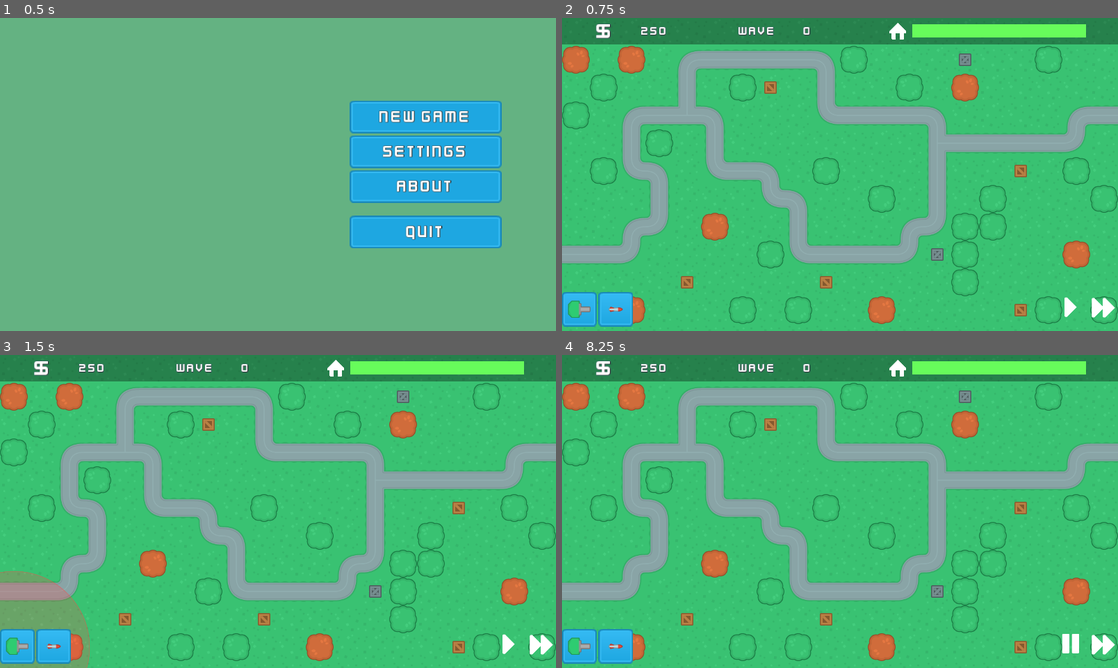
Above: before the commit, frames 1-4 (two rows, left to right).
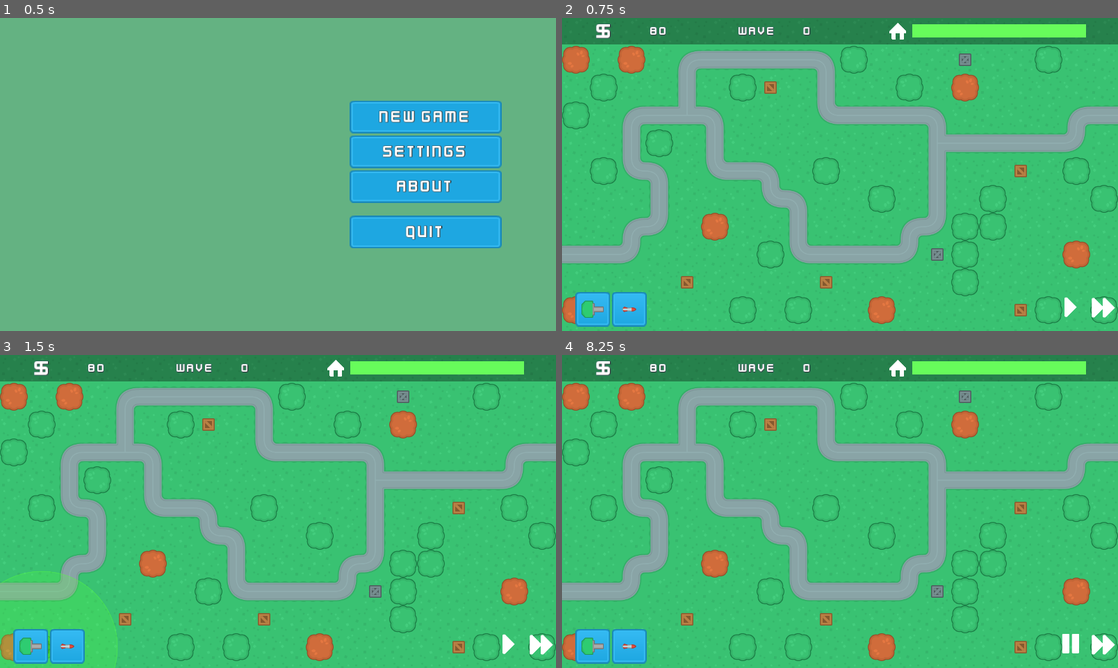
Above: after the commit, the same moments.

Repository: probitie/towerdefence
Game: Godot game, scene res://SceneHandler.tscn
Same seed, same stepped clock (60 frames per second), same inputs: the game is played once before the commit and once after it.
Inputs (mouse positions are in pixels of both pictures, inside the frame that each line leads up to; where the layout moved, square brackets give the same spot in the first picture):
- Up to frame 1 (0.5 s): no input
- Up to frame 2 (0.75 s): click "New Game" at 0.5 s
- Up to frame 3 (1.5 s): click (33, 646) [16, 646] at 1.25 s
- Up to frame 4 (8.25 s): click (628, 646) [617, 646] at 2 s; click (1101, 642) at 2.75 s; click (595, 646) [578, 646] at 3.5 s; click (628, 646) [617, 646] at 4.25 s; click (1101, 642) at 5 s; click (595, 646) [578, 646] at 5.75 s; click (628, 646) [617, 646] at 6.5 s; click (1101, 642) at 7.25 s; click (1067, 642) at 8 s

Frame 1 is identical in both runs. In frame 2, 1.0% of the frame differs, in the area x 0-19%, y 2-99%; in frame 3, 3.8%, in the area x 0-22%, y 2-100%; in frame 4, 1.0%.

Commit message:
balanced game, added todo

Diff:
--- a/scenes/enemies/BlueTank.gd
+++ b/scenes/enemies/BlueTank.gd
@@ -2,6 +2,6 @@
 
 func _init():
 	speed = 150
-	hp = 100
+	hp = 90
 	base_damage = 21
-	reward = 5
+	reward = 10
--- a/scenes/enemies/RedTank.gd
+++ b/scenes/enemies/RedTank.gd
@@ -4,4 +4,4 @@
 	speed = 75
 	hp = 400
 	base_damage = 200
-	reward = 100
+	reward = 70
--- a/scenes/main/GameScene.gd
+++ b/scenes/main/GameScene.gd
@@ -15,7 +15,7 @@
 var enemies_left = 0
 
 var base_health = 100
-var start_money = 250
+var start_money = 80
 
 func _ready():
 	map_node = $Map1
--- a/scenes/main/GameScene.tscn
+++ b/scenes/main/GameScene.tscn
@@ -28,10 +28,10 @@
 mouse_filter = 2
 
 [node name="BuildBar" type="HBoxContainer" parent="UI/HUD"]
-anchor_top = 1.0
-anchor_bottom = 1.0
-margin_top = -100.0
-margin_right = 164.0
+margin_left = 31.0
+margin_top = 620.0
+margin_right = 195.0
+margin_bottom = 720.0
 rect_min_size = Vector2( 100, 100 )
 
 [node name="Gun" type="TextureButton" parent="UI/HUD/BuildBar" groups=["build_buttons"]]
@@ -76,14 +76,10 @@
 expand = true
 
 [node name="GameControls" type="HBoxContainer" parent="UI/HUD"]
-anchor_left = 1.0
-anchor_top = 1.0
-anchor_right = 1.0
-anchor_bottom = 1.0
-margin_left = -144.0
-margin_top = -90.0
-margin_right = -20.0
-margin_bottom = -20.0
+margin_left = 1136.0
+margin_top = 630.0
+margin_right = 1300.0
+margin_bottom = 700.0
 
 [node name="PausePlay" type="TextureButton" parent="UI/HUD/GameControls"]
 pause_mode = 2
--- a/singletons/GameData.gd
+++ b/singletons/GameData.gd
@@ -1,23 +1,46 @@
 extends Node
 
 var tower_data = {
-	"GunT1": {"damage": 20, "rof": 0.3, "range": 350, "category": "Projectile", "price": 100},
+	"GunT1": {"damage": 15, "rof": 0.3, "range": 350, "category": "Projectile", "price": 50},
 	"MissleT1": {"damage": 100, "rof": 3, "range": 550, "category": "Missile", "price": 400}
 }
 
 var user_data = null # TODO
+var tank_data = null
+var map_data = null
 
 var wave_data = [
 	{"tanks":
 		[
-			{"type": "BlueTank", "delay": 1.5, "repeat": 1},
-			{"type": "BlueTank", "delay": 0.5, "repeat": 4}
+			{"type": "BlueTank", "delay": 2.5, "repeat": 1},
+			{"type": "BlueTank", "delay": 1, "repeat": 4}
 		]
 	},
 	{"tanks":
 		[
-			{"type": "BlueTank", "delay": 0.4, "repeat": 8},
-			{"type": "RedTank", "delay": 2.5, "repeat": 1}
+			{"type": "BlueTank", "delay": 0.8, "repeat": 8},
+			{"type": "RedTank", "delay": 3, "repeat": 1}
 		]
 	},
+	{"tanks":
+		[
+			{"type": "RedTank", "delay": 0.8, "repeat": 5},
+			{"type": "BlueTank", "delay": 0.2, "repeat": 10}
+		]
+	},
+	{"tanks":
+		[
+			{"type": "RedTank", "delay": 0.2, "repeat": 2},
+			{"type": "BlueTank", "delay": 0.2, "repeat": 20},
+			{"type": "RedTank", "delay": 0.2, "repeat": 2},
+			{"type": "BlueTank", "delay": 0.2, "repeat": 20}
+		]
+	},
+	{"tanks":
+		[
+			{"type": "RedTank", "delay": 0.2, "repeat": 20},
+			{"type": "RedTank", "delay": 2, "repeat": 1},
+			{"type": "BlueTank", "delay": 0.1, "repeat": 50},
+		]
+	}
 ]
Not shown, added: todo.txt
